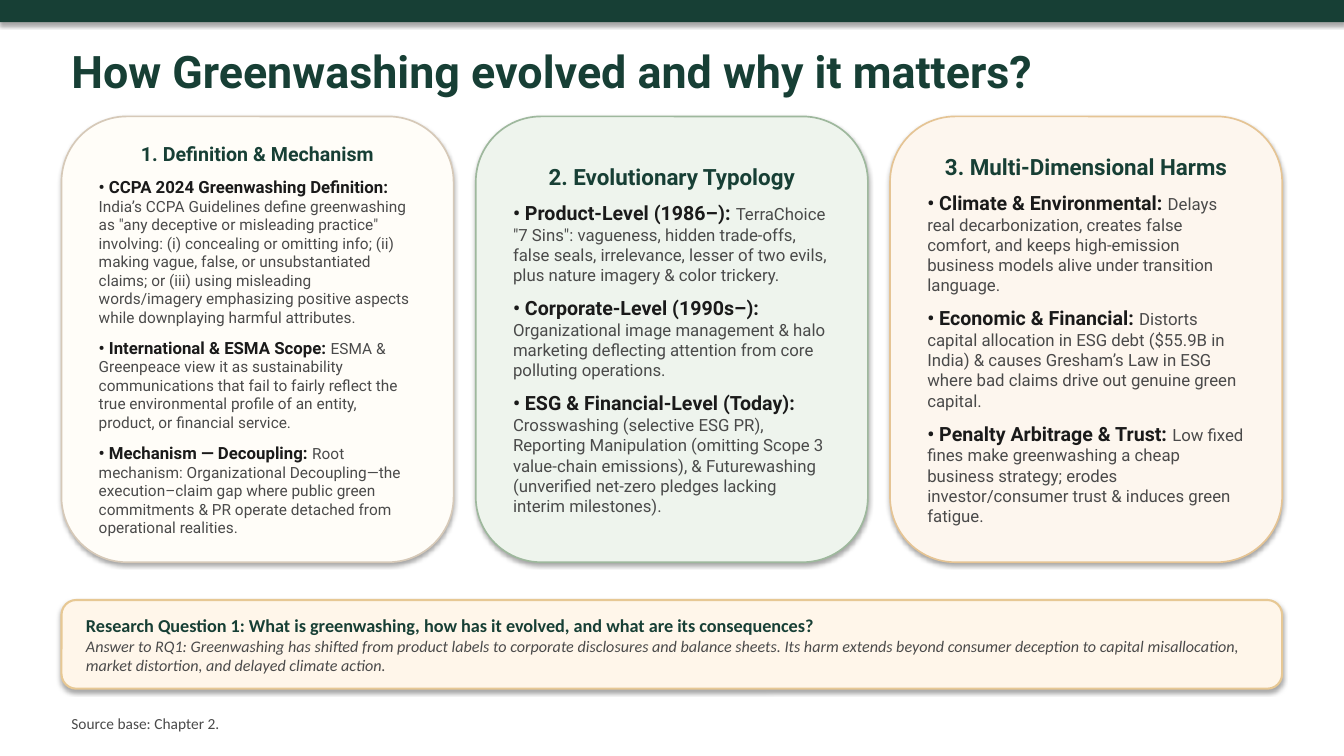
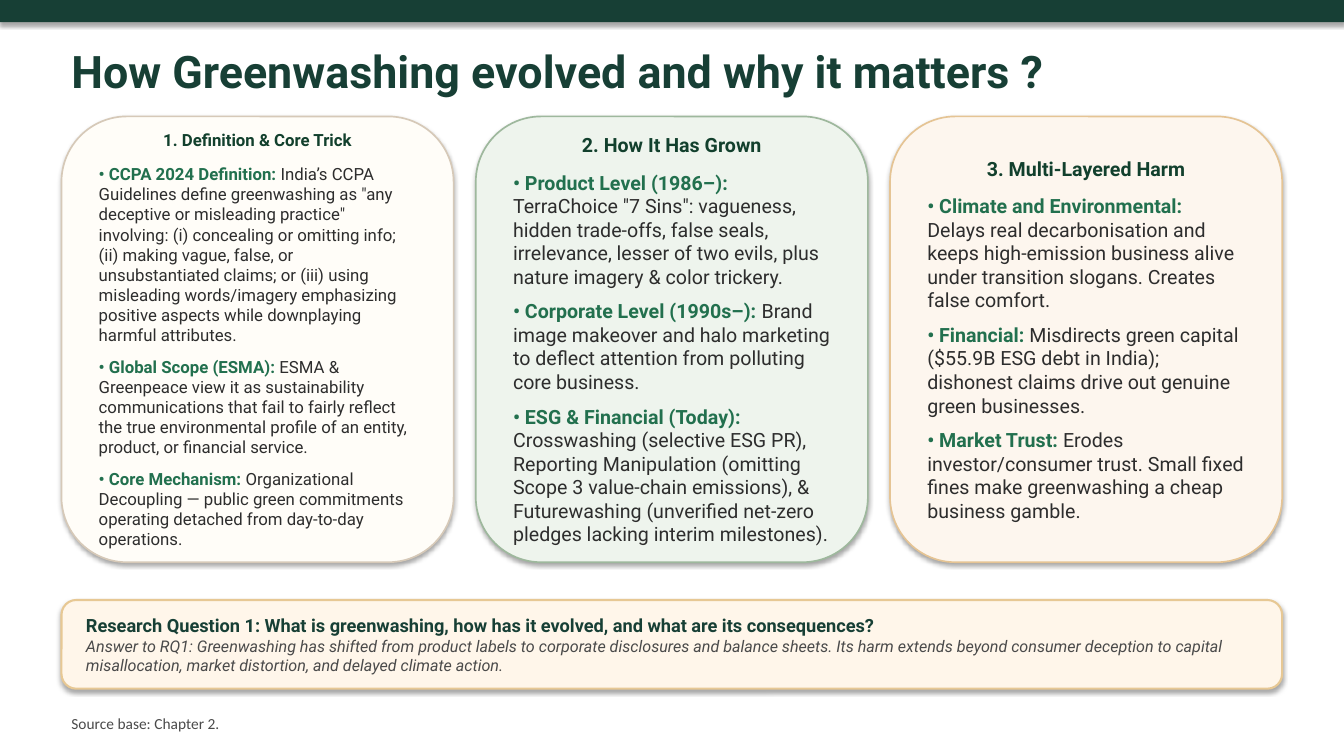
Before and after one commit to atul516/Final-VIva, a slide deck: slide 4 of Thesis Defence Presentation Final.pptx. Drawn at 1344x756 pixels with LibreOffice and Linux fonts; fonts in the diff are those of the drawing. Boxes give left, top, right and bottom in pixels: in the first picture for what was removed or moved away, otherwise in the second. Text is boxed around its words. In the diff, an @@ line names an element or a change of style, - is before the commit and + after.

Commit message:
feat: add thesis text content and update presentation slides for defense

```diff
--- a/Thesis Defence Presentation Final.pptx
+++ b/Thesis Defence Presentation Final.pptx
@@ text at [71,54,1010,98]: spaces changed @@
-How Greenwashing evolved and why it matters?
+How Greenwashing evolved and why it matters ?
@@ text in rounded rectangle at [99,133,407,549]: text changed; size 11 to 12 pt; text colour #4A4A4A to #2D2D2D @@
-1. Definition & Mechanism
-• CCPA 2024 Greenwashing Definition: India’s CCPA Guidelines define greenwashing as "any deceptive or misleading practice" involving: (i) concealing or omitting info; (ii) making vague, false, or unsubstantiated claims; or (iii) using misleading words/imagery emphasizing positive aspects while downplaying harmful attributes.
-• International & ESMA Scope: ESMA & Greenpeace view it as sustainability communications that fail to fairly reflect the true environmental profile of an entity, product, or financial service.
-• Mechanism — Decoupling: Root mechanism: Organizational Decoupling—the execution–claim gap where public green commitments & PR operate detached from operational realities.
+1. Definition & Core Trick
+• CCPA 2024 Definition: India’s CCPA Guidelines define greenwashing as "any deceptive or misleading practice" involving: (i) concealing or omitting info; (ii) making vague, false, or unsubstantiated claims; or (iii) using misleading words/imagery emphasizing positive aspects while downplaying harmful attributes.
+• Global Scope (ESMA): ESMA & Greenpeace view it as sustainability communications that fail to fairly reflect the true environmental profile of an entity, product, or financial service.
+• Core Mechanism: Organizational Decoupling — public green commitments operating detached from day-to-day operations.
@@ text in rounded rectangle at [513,138,830,546]: text changed; size 12 to 14 pt; text colour #4A4A4A to #2D2D2D @@
-2. Evolutionary Typology
-• Product-Level (1986–): TerraChoice "7 Sins": vagueness, hidden trade-offs, false seals, irrelevance, lesser of two evils, plus nature imagery & color trickery.
-• Corporate-Level (1990s–): Organizational image management & halo marketing deflecting attention from core polluting operations.
-• ESG & Financial-Level (Today): Crosswashing (selective ESG PR), Reporting Manipulation (omitting Scope 3 value-chain emissions), & Futurewashing (unverified net-zero pledges lacking interim milestones).
+2. How It Has Grown
+• Product Level (1986–): TerraChoice "7 Sins": vagueness, hidden trade-offs, false seals, irrelevance, lesser of two evils, plus nature imagery & color trickery.
+• Corporate Level (1990s–): Brand image makeover and halo marketing to deflect attention from polluting core business.
+• ESG & Financial (Today): Crosswashing (selective ESG PR), Reporting Manipulation (omitting Scope 3 value-chain emissions), & Futurewashing (unverified net-zero pledges lacking interim milestones).
@@ text in rounded rectangle at [927,161,1244,522]: text changed; size 12 to 14 pt; text colour #4A4A4A to #2D2D2D @@
-3. Multi-Dimensional Harms
-• Climate & Environmental: Delays real decarbonization, creates false comfort, and keeps high-emission business models alive under transition language.
-• Economic & Financial: Distorts capital allocation in ESG debt ($55.9B in India) & causes Gresham’s Law in ESG where bad claims drive out genuine green capital.
-• Penalty Arbitrage & Trust: Low fixed fines make greenwashing a cheap business strategy; erodes investor/consumer trust & induces green fatigue.
+3. Multi-Layered Harm
+• Climate and Environmental: Delays real decarbonisation and keeps high-emission business alive under transition slogans. Creates false comfort.
+• Financial: Misdirects green capital ($55.9B ESG debt in India); dishonest claims drive out genuine green businesses.
+• Market Trust: Erodes investor/consumer trust. Small fixed fines make greenwashing a cheap business gamble.
@@ rounded rectangle "Research Question 1: What is ..." at [62,600,1282,689]: font Calibri to Roboto @@
```
Also in this commit, not shown: 22 other slides changed, 1 other file.
